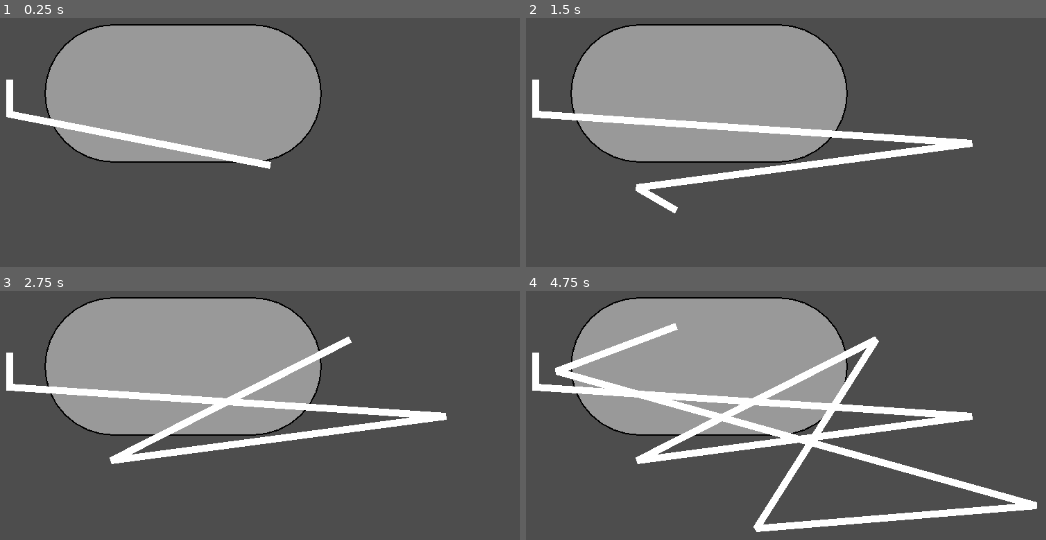
Above: before the commit, frames 1-4 (two rows, left to right).
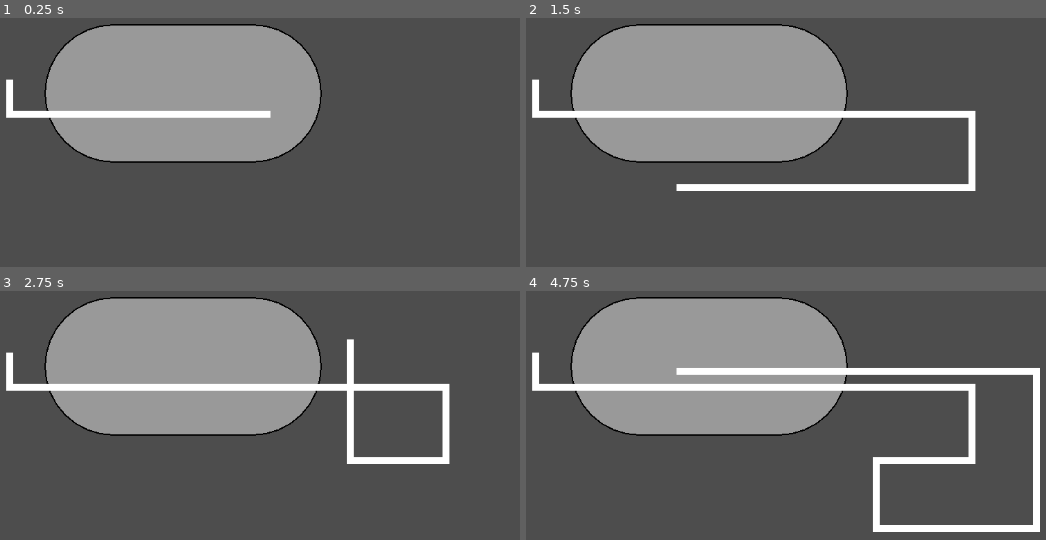
Above: after the commit, the same moments.

Repository: Keroflux/GDlin2dMinDist
Game: Godot game, scene res://node_2d.tscn
The game is run twice, just before and just after one commit, with the same random seed, the same clock (stepped at 60 frames per second) and the same inputs.
Inputs (mouse positions are in pixels of both pictures, inside the frame that each line leads up to):
- Up to frame 1 (0.25 s): no input
- Up to frame 2 (1.5 s): tap Enter at 0.5 s; move the mouse to (973, 142) at 0.52 s; click (973, 142) at 0.67 s; tap Space at 1.25 s; drag from (635, 187) to (754, 254) at 1.27 s
- Up to frame 3 (2.75 s): tap Enter at 2 s; move the mouse to (348, 340) at 2.02 s; click (348, 340) at 2.17 s
- Up to frame 4 (4.75 s): tap Space at 2.75, 4.25 s; drag from (754, 527) to (557, 370) at 2.77 s; tap Enter at 3.5 s; move the mouse to (1035, 505) at 3.52 s; click (1035, 505) at 3.67 s; tap Escape at 4.15 s; drag from (557, 370) to (676, 325) at 4.27 s

The runs differ from the first frame. In frame 1, 2.7% of the frame differs, in the area x 1-53%, y 36-61%; in frame 2, 8.3%; in frame 3, 8.7%; in frame 4, 17%, in the area x 2-99%, y 12-97%.

Commit message:
collision based

Diff:
--- /dev/null
+++ b/coll_line_2d.gd
@@ -0,0 +1,143 @@
+extends Line2D
+
+@onready var area_2d: Area2D = $Area2D
+@onready var collision_polygon: CollisionPolygon2D = $Area2D/CollisionPolygon2D
+
+@export var hover_width: float = 10.0
+
+var edit: bool = true
+var horizontal: bool = true
+var is_mouse_inside: bool = false
+
+
+func _ready() -> void:
+	clear_points()
+	area_2d.mouse_entered.connect(_on_area_2d_mouse_entered)
+	area_2d.mouse_exited.connect(_on_area_2d_mouse_exited)
+
+
+func _process(_delta: float) -> void:
+	if not edit or points.size() < 2:
+		return
+
+	var local_mouse = to_local(get_global_mouse_position())
+	var prev_point = get_point_position(points.size() - 2)
+
+	var next_point = Vector2(
+		local_mouse.x if horizontal else prev_point.x,
+		prev_point.y if horizontal else local_mouse.y
+	)
+
+	set_point_position(points.size() - 1, next_point)
+
+
+func _unhandled_input(event: InputEvent) -> void:
+	if not (event is InputEventKey or event is InputEventMouseButton):
+		return
+
+	# --- ESCAPE: Cancel & Clear Everything ---
+	if event is InputEventKey and event.pressed and event.keycode == KEY_ESCAPE:
+		clear_points()
+		collision_polygon.polygon = PackedVector2Array()
+		edit = true
+		horizontal = true
+		is_mouse_inside = false
+		self_modulate = Color.WHITE
+		return
+
+	# --- MOUSE INPUTS ---
+	if event is InputEventMouseButton and event.pressed:
+
+		# --- EDIT MODE INPUTS ---
+		if edit:
+			if event.button_index == MOUSE_BUTTON_LEFT:
+				var local_pos = to_local(event.position)
+
+				if points.size() == 0:
+					# 1st Click: Add start point + active preview point
+					add_point(local_pos)
+					add_point(local_pos)
+				else:
+					# Subsequent Clicks: Lock preview point & create next preview point
+					add_point(local_pos)
+					horizontal = not horizontal
+
+			elif event.button_index == MOUSE_BUTTON_RIGHT:
+				if event.ctrl_pressed:
+					# CTRL + RIGHT CLICK: Finish drawing & lock line
+					_finish_editing()
+				else:
+					# RIGHT CLICK ONLY: Undo last segment
+					if points.size() > 2:
+						remove_point(points.size() - 1)
+						remove_point(points.size() - 1)
+
+						var local_pos = to_local(event.position)
+						add_point(local_pos)
+						horizontal = not horizontal
+					elif points.size() == 2:
+						clear_points()
+						horizontal = true
+
+		# --- NON-EDIT MODE INPUTS ---
+		else:
+			if event.button_index == MOUSE_BUTTON_RIGHT and is_mouse_inside:
+				# Right click inside line -> Re-enter edit mode at the last point
+				_resume_editing(event.position)
+
+
+func _finish_editing() -> void:
+	edit = false
+	if points.size() > 1:
+		remove_point(points.size() - 1)  # Drop trailing unplaced preview point
+	_update_collision_shape()
+
+
+func _resume_editing(click_position: Vector2) -> void:
+	if points.size() < 1:
+		return
+
+	edit = true
+	self_modulate = Color.WHITE
+	collision_polygon.polygon = PackedVector2Array()  # Clear collision during edit mode
+
+	# Determine horizontal/vertical orientation relative to the preceding point
+	if points.size() >= 2:
+		var p_last = get_point_position(points.size() - 1)
+		var p_prev = get_point_position(points.size() - 2)
+		# If previous segment was horizontal (same Y), the new active segment is vertical
+		horizontal = abs(p_last.y - p_prev.y) > abs(p_last.x - p_prev.x)
+	else:
+		horizontal = true
+
+	# Append a preview point to start dragging the last vertex again
+	var local_pos = to_local(click_position)
+	add_point(local_pos)
+
+
+func _update_collision_shape() -> void:
+	if points.size() < 2:
+		collision_polygon.polygon = PackedVector2Array()
+		return
+
+	var polygons = Geometry2D.offset_polyline(
+		points,
+		hover_width / 2.0,
+		Geometry2D.JOIN_ROUND,
+		Geometry2D.END_ROUND
+	)
+
+	if polygons.size() > 0:
+		collision_polygon.polygon = polygons[0]
+
+
+func _on_area_2d_mouse_entered() -> void:
+	is_mouse_inside = true
+	if not edit:
+		self_modulate = Color.RED
+
+
+func _on_area_2d_mouse_exited() -> void:
+	is_mouse_inside = false
+	if not edit:
+		self_modulate = Color.WHITE
--- /dev/null
+++ b/collision_line.tscn
@@ -0,0 +1,12 @@
+[gd_scene format=3 uid="uid://bahh6um6dr8la"]
+
+[ext_resource type="Script" uid="uid://eg1nupf832la" path="res://coll_line_2d.gd" id="1_1c0qq"]
+
+[node name="Collision line" type="Node2D" unique_id=1479554192]
+
+[node name="CollLine2D" type="Line2D" parent="." unique_id=1767595627]
+script = ExtResource("1_1c0qq")
+
+[node name="Area2D" type="Area2D" parent="CollLine2D" unique_id=288743597]
+
+[node name="CollisionPolygon2D" type="CollisionPolygon2D" parent="CollLine2D/Area2D" unique_id=127622236]
--- /dev/null
+++ b/gemeni_line.tscn
@@ -0,0 +1,10 @@
+[gd_scene format=3 uid="uid://dmso4pfh86ff2"]
+
+[ext_resource type="Script" uid="uid://cipf3b16u8p7x" path="res://gemeni_line_2d.gd" id="1_ja232"]
+
+[node name="GemeniLine" type="Node2D" unique_id=486460656]
+
+[node name="GemeniLine2D" type="Line2D" parent="." unique_id=547068255]
+position = Vector2(498, 244)
+points = PackedVector2Array(0, 0, 0, 20)
+script = ExtResource("1_ja232")
--- /dev/null
+++ b/gemeni_line_2d.gd
@@ -0,0 +1,59 @@
+extends Line2D
+
+@export var hover_threshold: float = 10.0
+
+var edit: bool = true
+var horizontal: bool = false
+var index: int = 1  # Standard zero-based index for dynamic point adding
+
+
+func _process(_delta: float) -> void:
+	if not edit:
+		return
+
+	# Dynamically update the active editing point to trace mouse alignment
+	var local_mouse = to_local(get_global_mouse_position())
+	var prev_point = get_point_position(get_point_count() - 2)
+
+	var next_point = Vector2(
+		local_mouse.x if horizontal else prev_point.x,
+		prev_point.y if horizontal else local_mouse.y
+	)
+
+	set_point_position(get_point_count() - 1, next_point)
+
+
+func _unhandled_input(event: InputEvent) -> void:
+	if event is InputEventMouseMotion and not edit:
+		_check_mouse_hover(event.position)
+
+	elif event is InputEventMouseButton and event.pressed:
+		if event.button_index == MOUSE_BUTTON_LEFT and edit:
+			# Fix current point position and append new preview point
+			var local_pos = to_local(event.position)
+			add_point(local_pos)
+			horizontal = not horizontal
+
+		elif event.button_index == MOUSE_BUTTON_RIGHT:
+			edit = not event.ctrl_pressed
+			if not edit:
+				# Reset hover check state immediately upon finishing edit
+				_check_mouse_hover(get_global_mouse_position())
+
+
+func _check_mouse_hover(global_mouse_pos: Vector2) -> void:
+	var local_mouse = to_local(global_mouse_pos)
+	var threshold_sq = hover_threshold * hover_threshold
+	var is_inside = false
+
+	# Iterate over line segments using native C++ geometry helper
+	for i in range(get_point_count() - 1):
+		var p1 = get_point_position(i)
+		var p2 = get_point_position(i + 1)
+
+		var closest = Geometry2D.get_closest_point_to_segment(local_mouse, p1, p2)
+		if local_mouse.distance_squared_to(closest) <= threshold_sq:
+			is_inside = true
+			break
+
+	self_modulate = Color.RED if is_inside else Color.WHITE
--- a/line_2d.gd
+++ b/line_2d.gd
@@ -2,9 +2,10 @@
 
 var p1
 var p2
-var inside = 0
-var edit = true
-var index = 2
+var inside : bool = false
+var edit : bool = true
+var index : int = 2
+var horizontal : bool = true
 
 
 func _ready() -> void:
@@ -13,8 +14,12 @@
 
 
 func _process(delta: float) -> void:
-	if edit:
-		set_point_position(index, to_local(get_global_mouse_position()))
+	if edit and horizontal:
+		var p_0 = Vector2(to_local(get_global_mouse_position()).x, get_point_position(index - 1).y)
+		set_point_position(index, p_0)
+	elif edit and not horizontal:
+		var p_1 = Vector2(get_point_position(index - 1).x, to_local(get_global_mouse_position()).y)
+		set_point_position(index, p_1)
 	else:
 		for i in get_point_count():
 			if i >= get_point_count() - 1:
@@ -23,13 +28,13 @@
 				p1 = get_point_position(i)
 				p2 = get_point_position(i + 1)
 				if min_dist(p1, p2, to_local(get_global_mouse_position())) < 10:
-					inside += 1
-		if inside > 0:
+					inside = true
+		if inside:
 			self_modulate = Color.RED
 		else:
 			self_modulate = Color.WHITE
 
-	inside = 0
+	inside = false
 
 
 func min_dist(v: Vector2, w: Vector2, p: Vector2):
@@ -47,6 +52,7 @@
 			if event.pressed:
 				add_point(event.position)
 				index += 1
+				horizontal = not horizontal
 	if event is InputEventMouseButton:
 		if event.button_index == MOUSE_BUTTON_RIGHT:
 			if event.pressed:
--- a/node_2d.tscn
+++ b/node_2d.tscn
@@ -14,17 +14,17 @@
 corner_radius_bottom_left = 100
 anti_aliasing = false
 
-[node name="Node2D" type="Node2D"]
+[node name="Node2D" type="Node2D" unique_id=1467851861]
 
-[node name="Panel" type="Panel" parent="."]
+[node name="Panel" type="Panel" parent="." unique_id=1661428244]
 offset_left = 250.0
 offset_top = 120.0
 offset_right = 650.0
 offset_bottom = 320.0
 theme_override_styles/panel = SubResource("StyleBoxFlat_0e48y")
 
-[node name="Line2D" type="Line2D" parent="."]
+[node name="Line2D" type="Line2D" parent="." unique_id=6734799]
 points = PackedVector2Array(200, 200, 200, 250, 0, 0)
 script = ExtResource("3_epypp")
 
-[node name="Sprite2D" type="Sprite2D" parent="Line2D"]
+[node name="Sprite2D" type="Sprite2D" parent="Line2D" unique_id=165152645]
--- a/project.godot
+++ b/project.godot
@@ -8,11 +8,15 @@
 
 config_version=5
 
+[animation]
+
+compatibility/default_parent_skeleton_in_mesh_instance_3d=true
+
 [application]
 
 config/name="sprett"
 run/main_scene="res://node_2d.tscn"
-config/features=PackedStringArray("4.4", "GL Compatibility")
+config/features=PackedStringArray("4.7", "GL Compatibility")
 config/icon="res://icon.svg"
 
 [physics]
Not shown, added: coll_line_2d.gd.uid
Not shown, added: gemeni_line_2d.gd.uid
Not shown, changed: icon.svg.import
Not shown: 1 places in node_2d.tscn that only renumber resources
